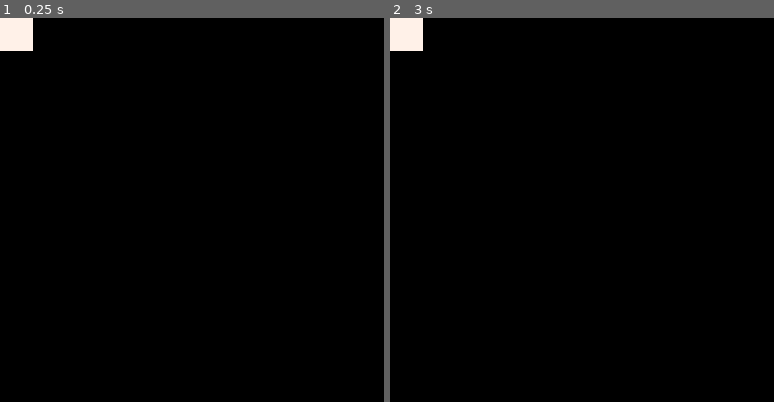
Above: before the commit, frames 1-2 (left to right).
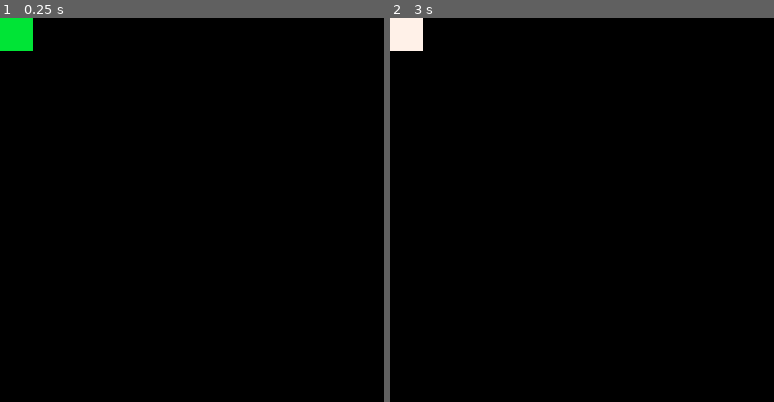
Above: after the commit, the same moments.

Repository: shen-sat/pico_state_machine
Game: PICO-8 cartridge game.p8
The game is run twice, just before and just after one commit, with the same random seed, the same clock (stepped at 60 frames per second) and the same inputs.
Inputs:
- Up to frame 1 (0.25 s): no input
- Up to frame 2 (3 s): hold Left 1.97-2.37 s; hold Down 2.42-2.82 s; hold Right from 2.87 s (still down)

The runs differ from the first frame. In frame 1, 0.7% of the frame differs, in the area x 0-9%, y 0-9%; in frame 2, nothing differs.

Commit message:
Set up draw idle state to work correctly

Diff:
--- a/game.p8
+++ b/game.p8
@@ -13,14 +13,14 @@
     end
   }
 
+  current_time = 0
   player_draw_states = {}
+  #include shared.lua
+  #include player_draw_states/idle_draw_state.lua
+  #include player_draw_states/flash_draw_state.lua
 
   player.move_state = idle(player)
-  player.draw_state = draw_idle(player)
-
-  current_time = 0
-  #include shared.lua
-  #include player_draw_states/flash_draw_state.lua
+  set_draw_state(player_draw_states['idle'], player)
 end
 
 function right(parent)
@@ -80,16 +80,6 @@
   return state
 end
 
-function draw_idle(parent)
-  local state = {
-    draw = function(self)
-      rectfill(parent.x,parent.y,parent.x + 10,parent.y + 10,7)
-    end
-  }
-
-  return state
-end
-
 function flash(parent)
   local state = {
     speed = 20,
--- a/player_draw_states/flash_draw_state.lua
+++ b/player_draw_states/flash_draw_state.lua
@@ -9,7 +9,7 @@
 		  rectfill(player.x,player.y,player.x + 10,player.y + 10,7)
 		end
 	},
-	next_state = draw_idle(player),
+	next_state = player_draw_states.idle,
 	loop = true
 }
 
--- /dev/null
+++ b/player_draw_states/idle_draw_state.lua
@@ -0,0 +1,12 @@
+local idle_anim = {
+  parent = player,
+  speed = 1,
+  frames = {
+    function()
+      rectfill(player.x,player.y,player.x + 10,player.y + 10,11)
+    end,
+  },
+  loop = true
+}
+
+player_draw_states.idle = create_draw_state(idle_anim)
